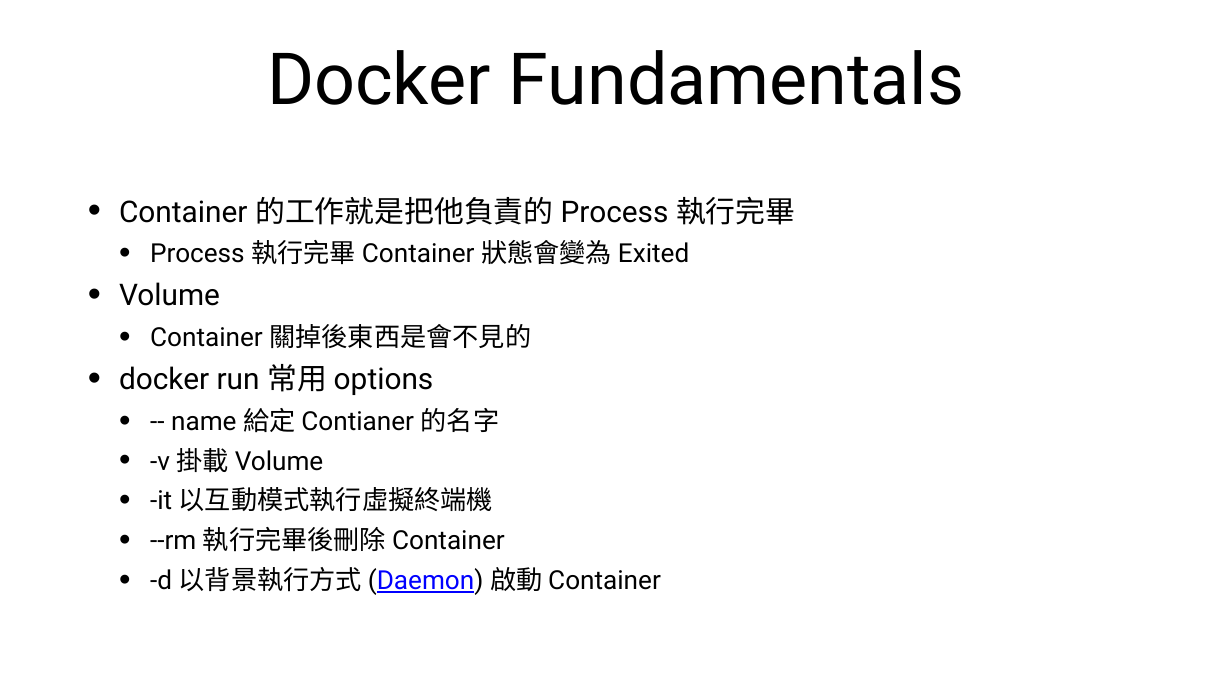
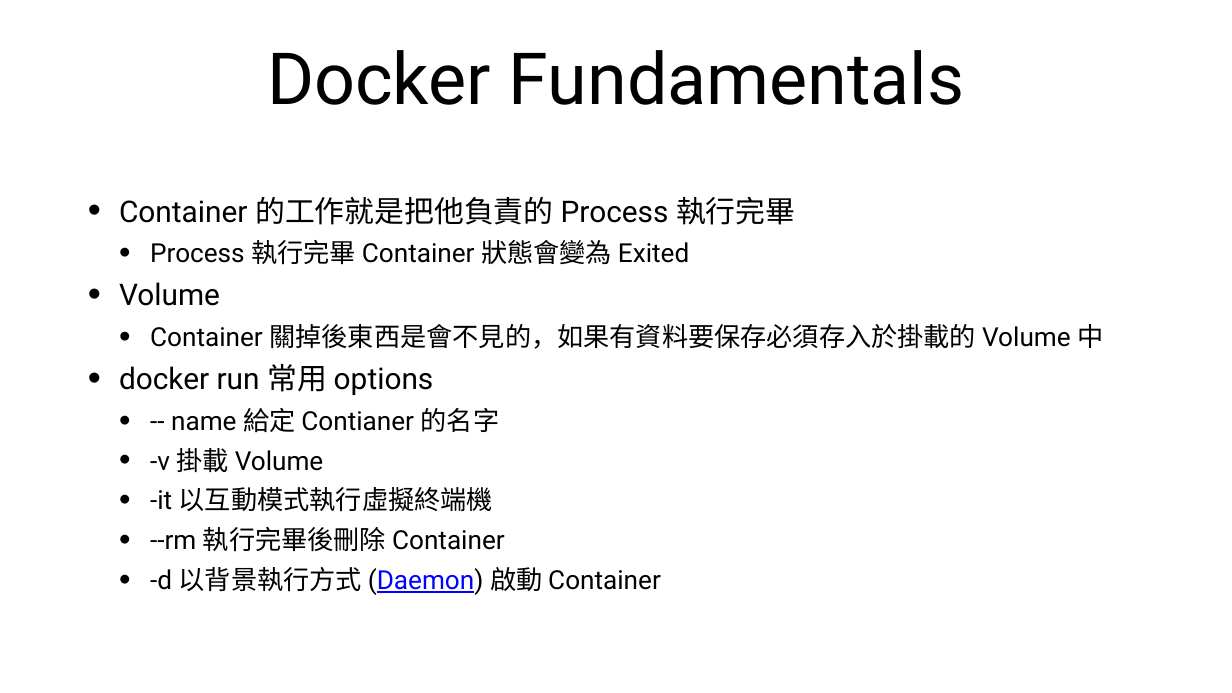
Before and after one commit to cathaylife-devops/docker-tutorial, a slide deck: slide 16 of docker-tutorial.pptx. Drawn at 1232x693 pixels with LibreOffice and Linux fonts; fonts in the diff are those of the drawing. Boxes give left, top, right and bottom in pixels: in the first picture for what was removed or moved away, otherwise in the second. Text is boxed around its words. In the diff, an @@ line names an element or a change of style, - is before the commit and + after.

```diff
--- a/docker-tutorial.pptx
+++ b/docker-tutorial.pptx
@@ text at (150, 324, 1103, 349): text changed @@
-  • Container 關掉後東西是會不見的
+  • Container 關掉後東西是會不見的，如果有資料要保存必須存入於掛載的 Volume 中
```
Also in this commit, not shown: 2 other slides changed, 1 slide added, 2 other files.
